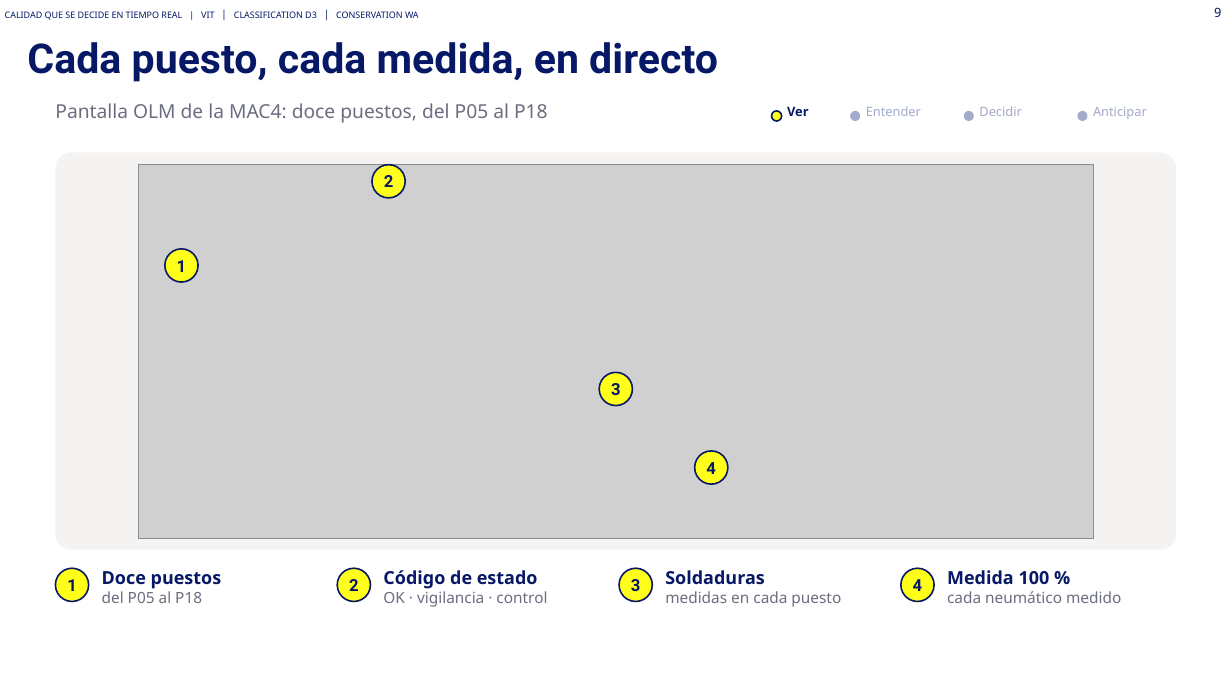
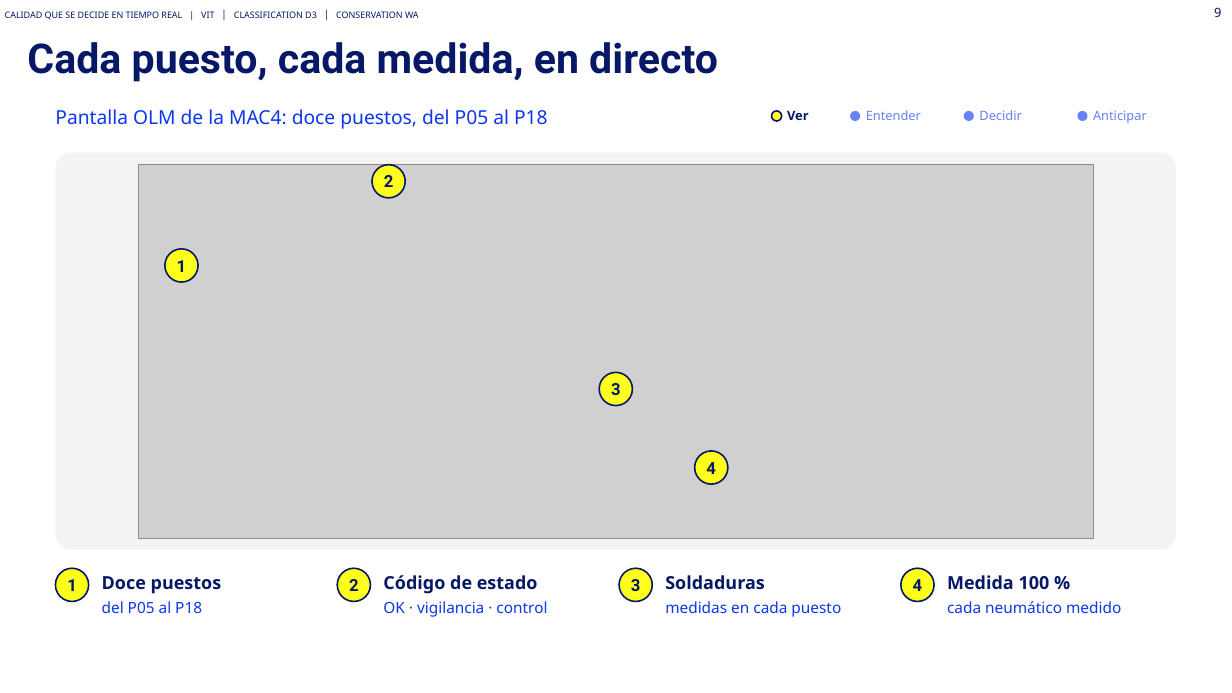
Before and after one commit to Asierenux/blank-app, a slide deck: slide 9 of presentaciones/Michelin_Hyundai_Fabricacion_Digital_ES_plantilla2026.pptx. Drawn at 1232x693 pixels with LibreOffice and Linux fonts; fonts in the diff are those of the drawing; grey boxes stand for pictures. Boxes give left, top, right and bottom in pixels: in the first picture for what was removed or moved away, otherwise in the second. Text is boxed around its words. In the diff, an @@ line names an element or a change of style, - is before the commit and + after.

```diff
--- a/presentaciones/Michelin_Hyundai_Fabricacion_Digital_ES_plantilla2026.pptx
+++ b/presentaciones/Michelin_Hyundai_Fabricacion_Digital_ES_plantilla2026.pptx
@@ text "Pantalla OLM de la MAC4: ..." at bbox=[55, 109, 548, 129]: text colour #6B6E80 to #0E37EB; line spacing 1 to 22pt @@
@@ text "Ver" at bbox=[787, 110, 808, 120]: line spacing 1 to 15pt @@
@@ fill #A3AACB to #6782F6 in 3 elements at bbox=[850, 111, 860, 121], bbox=[964, 111, 974, 121], bbox=[1078, 111, 1088, 121] @@
@@ text colour #A3AACB to #6782F6; line spacing 1 to 15pt in 3 elements at bbox=[866, 110, 921, 120], bbox=[979, 110, 1021, 120], bbox=[1093, 110, 1147, 123] @@
@@ text "Doce puestos" at bbox=[102, 576, 222, 613]: text colour #6B6E80 to #0E37EB in "del P05 al P18"; line spacing 1 to 21pt; line spacing 1 to 18pt @@
@@ text "Código de estado" at bbox=[383, 575, 547, 617]: text colour #6B6E80 to #0E37EB in "OK · vigilancia · control"; line spacing 1 to 21pt; line spacing 1 to 18pt @@
@@ text "Soldaduras" at bbox=[665, 575, 841, 617]: text colour #6B6E80 to #0E37EB in "medidas en cada puesto"; line spacing 1 to 21pt; line spacing 1 to 18pt @@
@@ text "Medida 100 %" at bbox=[947, 575, 1121, 613]: text colour #6B6E80 to #0E37EB in "cada neumático medido"; line spacing 1 to 21pt; line spacing 1 to 18pt @@
```
Also in this commit, not shown: 20 other slides changed, 1 other file.
